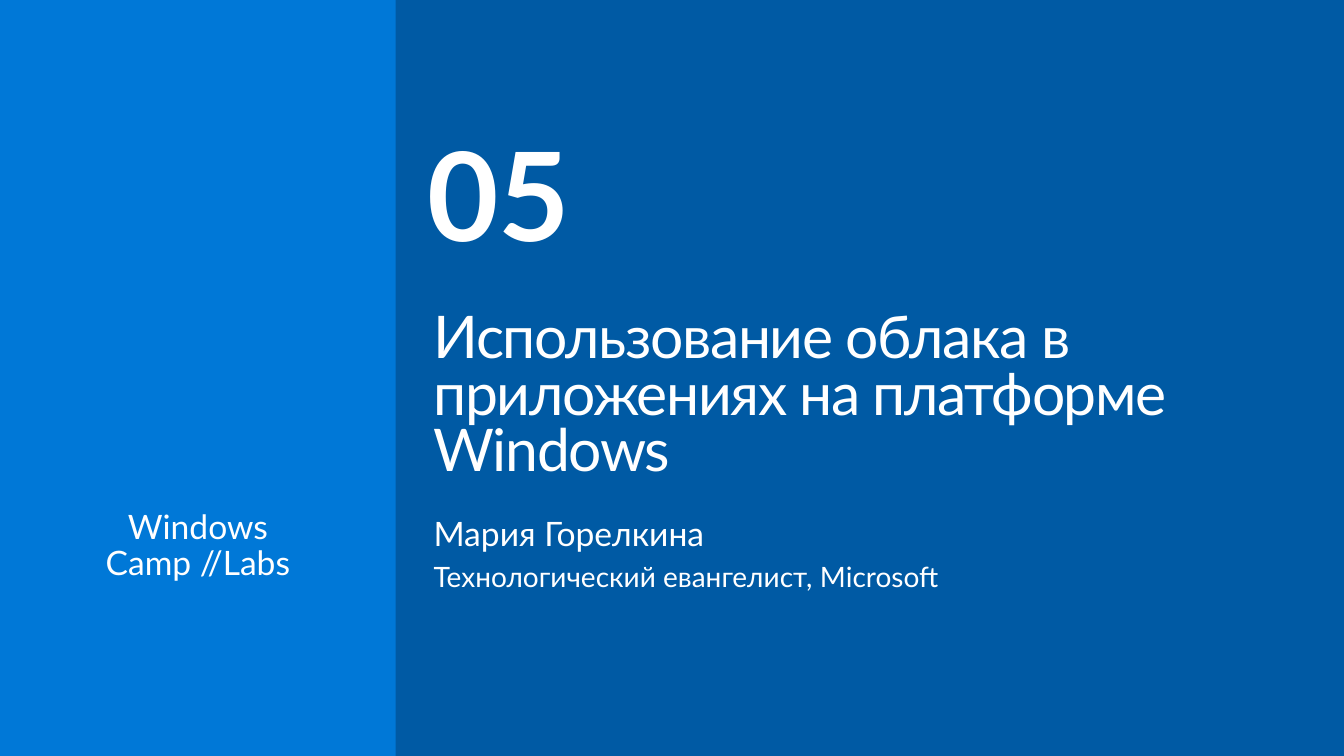
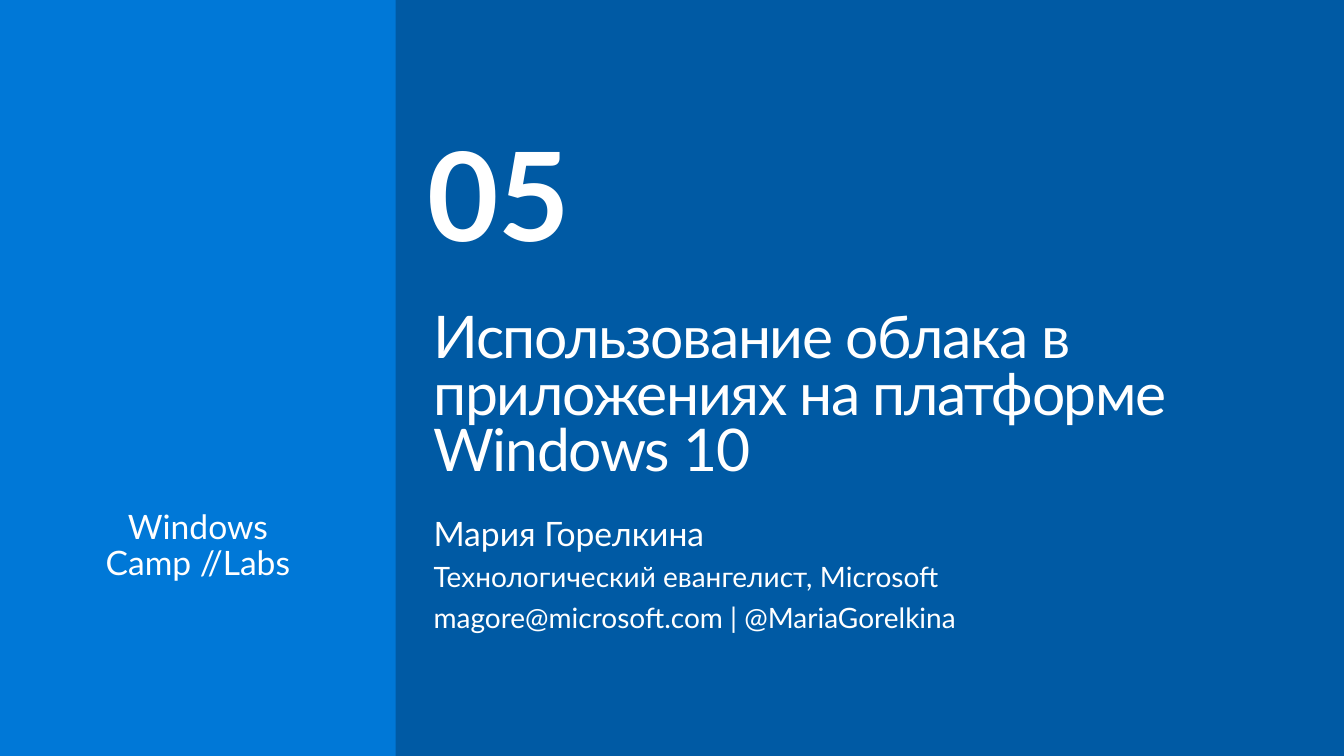
Before and after one commit to evangelism/WinDevWorkshop, a slide deck: slide 3 of !RU 05. Cloud Integration/05-Cloud Integration.pptx. Drawn at 1344x756 pixels with LibreOffice and Linux fonts; fonts in the diff are those of the drawing; background and template pictures are left out. Boxes give left, top, right and bottom in pixels: in the first picture for what was removed or moved away, otherwise in the second. Text is boxed around its words. In the diff, an @@ line names an element or a change of style, - is before the commit and + after.

```diff
--- a/!RU 05. Cloud Integration/05-Cloud Integration.pptx
+++ b/!RU 05. Cloud Integration/05-Cloud Integration.pptx
@@ title at bbox=[434, 315, 1167, 472]: text changed @@
-Использование облака в приложениях на платформе Windows
+Использование облака в приложениях на платформе Windows 10
@@ text at bbox=[434, 607, 955, 633]: paragraph added @@
+magore@microsoft.com | @MariaGorelkina
```
Also in this commit, not shown: 2 other slides changed, 5 slides added, 5 slides removed.
